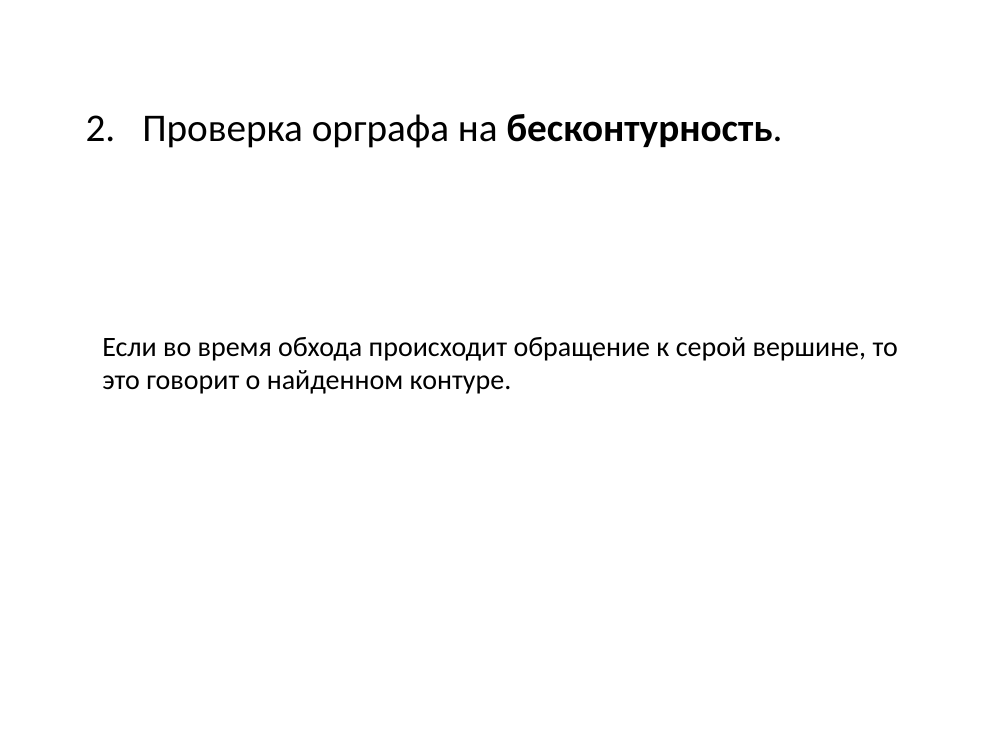
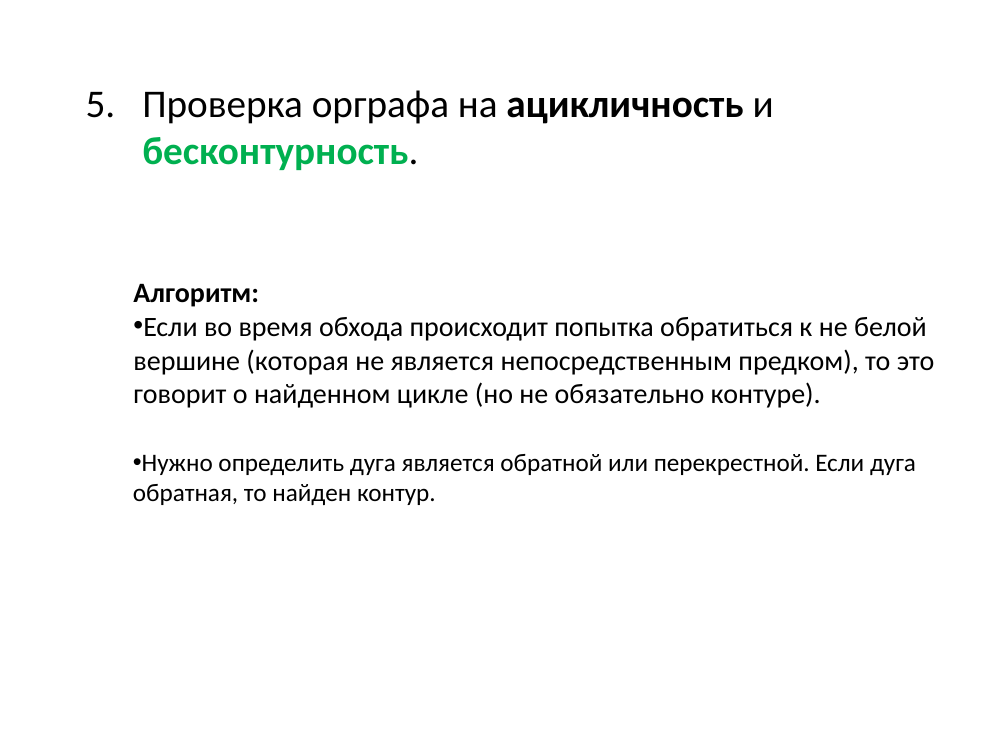
Before and after one commit to SteinbergOB/ANG, a slide deck: slide 56 of Презентации/Лекция 1.pptx (slide 55 before the commit). Drawn at 1008x756 pixels with LibreOffice and Linux fonts; fonts in the diff are those of the drawing. Boxes give left, top, right and bottom in pixels: in the first picture for what was removed or moved away, otherwise in the second. Text is boxed around its words. In the diff, an @@ line names an element or a change of style, - is before the commit and + after.

```diff
--- a/Презентации/Лекция 1.pptx
+++ b/Презентации/Лекция 1.pptx
@@ text at (142, 90, 774, 170): text changed; bold on @@
-2. Проверка орграфа на бесконтурность.
+5. Проверка орграфа на ацикличность и бесконтурность.
@@ text at (133, 283, 935, 408): text changed @@
-Если во время обхода происходит обращение к серой вершине, то это говорит о найденном контуре.
+Алгоритм:
+• Если во время обхода происходит попытка обратиться к не белой вершине (которая не является непосредственным предком), то это говорит о найденном цикле (но не обязательно контуре).
@@ text added at (133, 454, 916, 505), 18 pt, text #000000 @@
+• Нужно определить дуга является обратной или перекрестной. Если дуга обратная, то найден контур.
```
Also in this commit, not shown: 41 other slides changed, 24 slides added, 12 slides removed, 4 other files.
